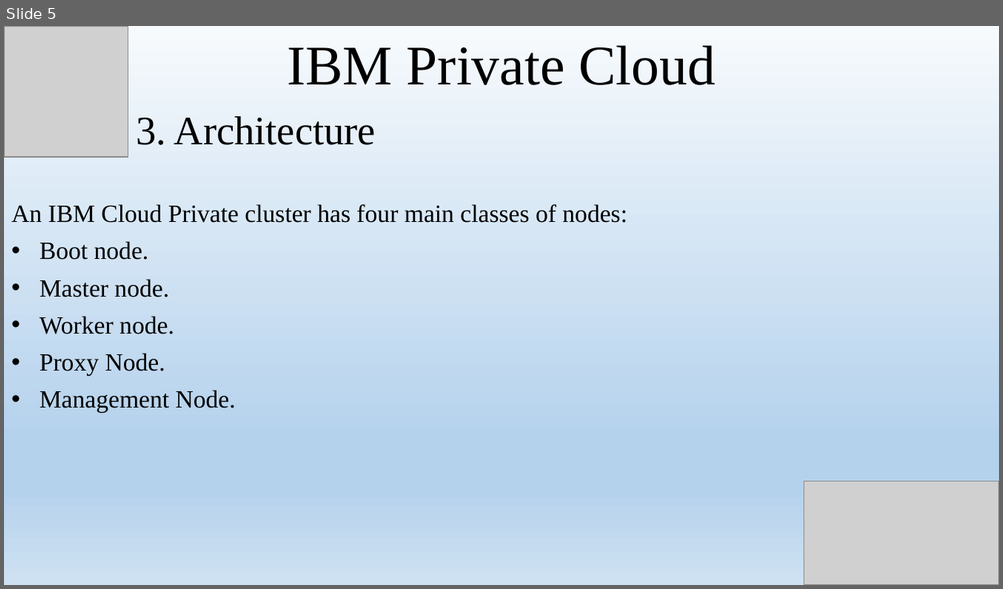
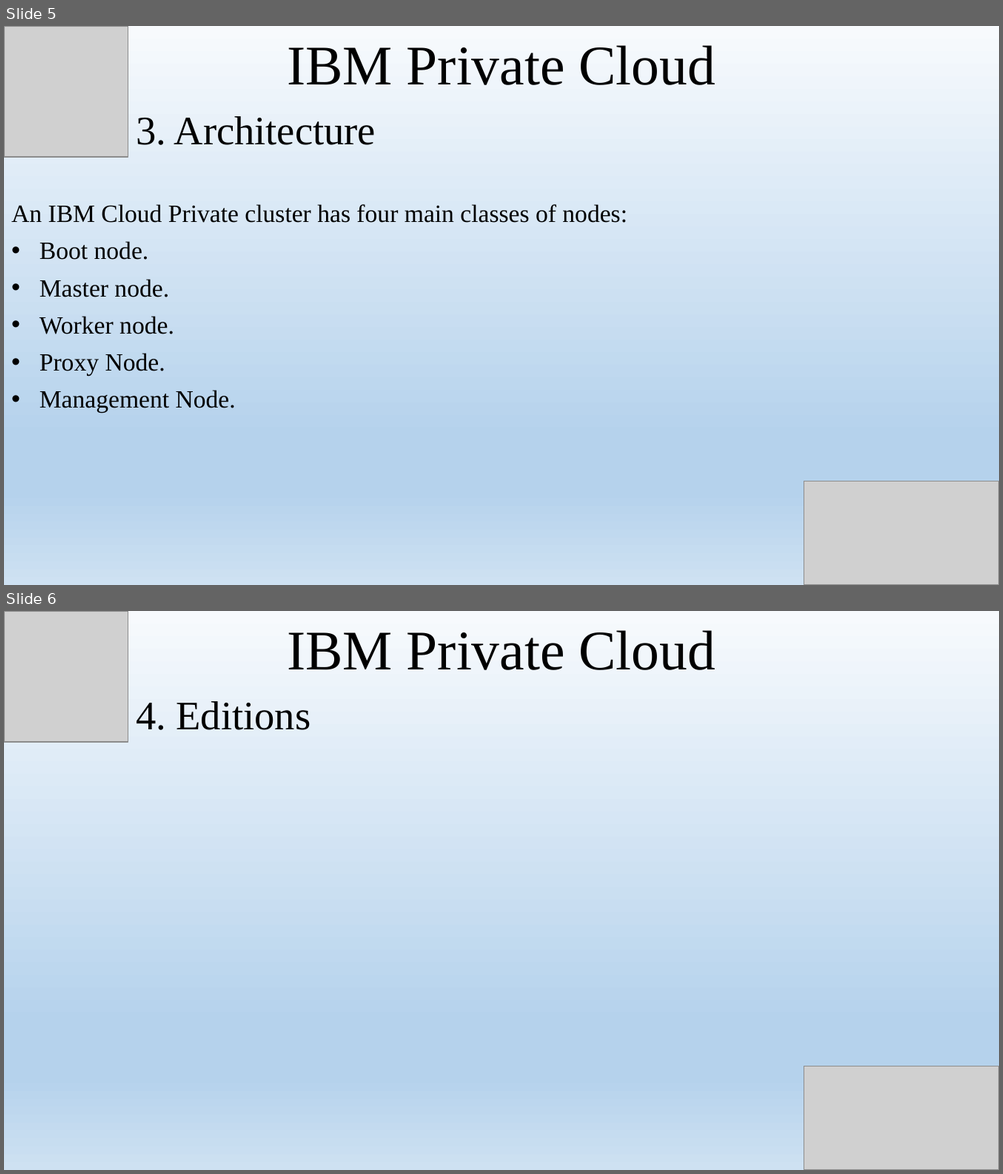
Before and after one commit to namdh1234/IBM-Private-Cloud, a slide deck: IBM Private Cloud.pptx. Shown one above the other, each under a label of ours: slide 5 before the commit, slides 5 and 6 after it. The pictures are 1003x589 and 1003x1174 pixels, drawn with LibreOffice and Linux fonts; fonts in the diff are those of the drawing; grey boxes stand for pictures. Boxes give left, top, right and bottom in pixels: in the first picture for what was removed or moved away, otherwise in the second. Text is boxed around its words. In the diff, an @@ line names an element or a change of style, - is before the commit and + after.

```diff
--- a/IBM Private Cloud.pptx
+++ b/IBM Private Cloud.pptx
@@ slide 6 added at (4, 611, 999, 1170), background gradient #F7FAFD to #B5D2EC to #CEE1F2 @@
@@ picture added at (4, 611, 128, 742) @@
@@ title added at (287, 630, 716, 670), 54 pt, text #000000 @@
+IBM Private Cloud
@@ text added at (136, 701, 311, 730), 39 pt, text #000000 @@
+4. Editions
@@ picture added at (804, 1067, 999, 1170) @@
```
Also in this commit, not shown: 1 slide changed, 3 other files.
